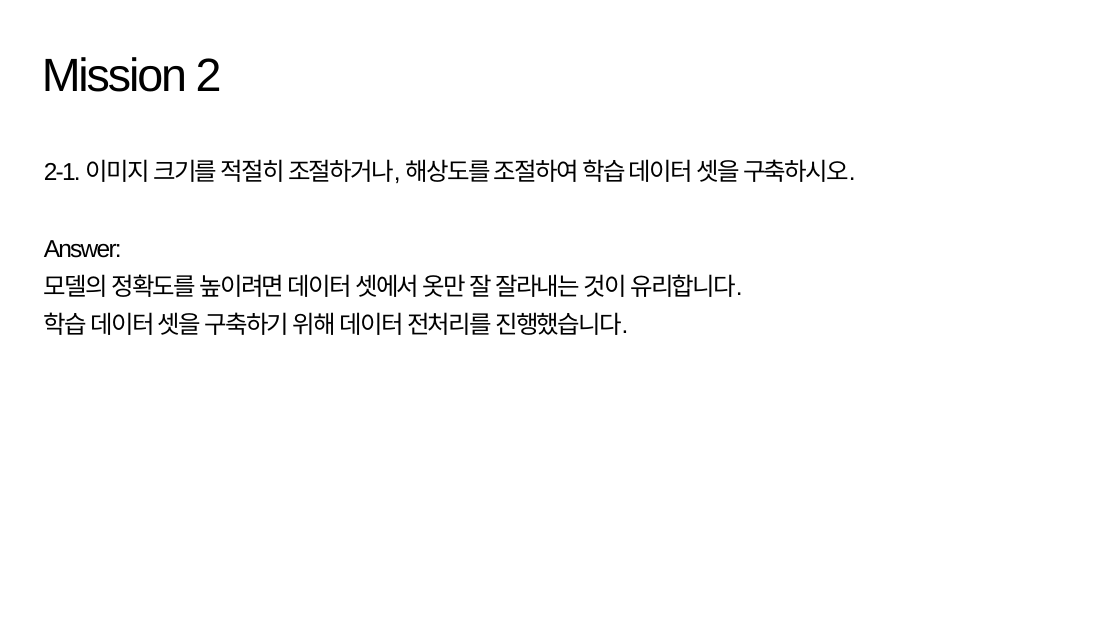
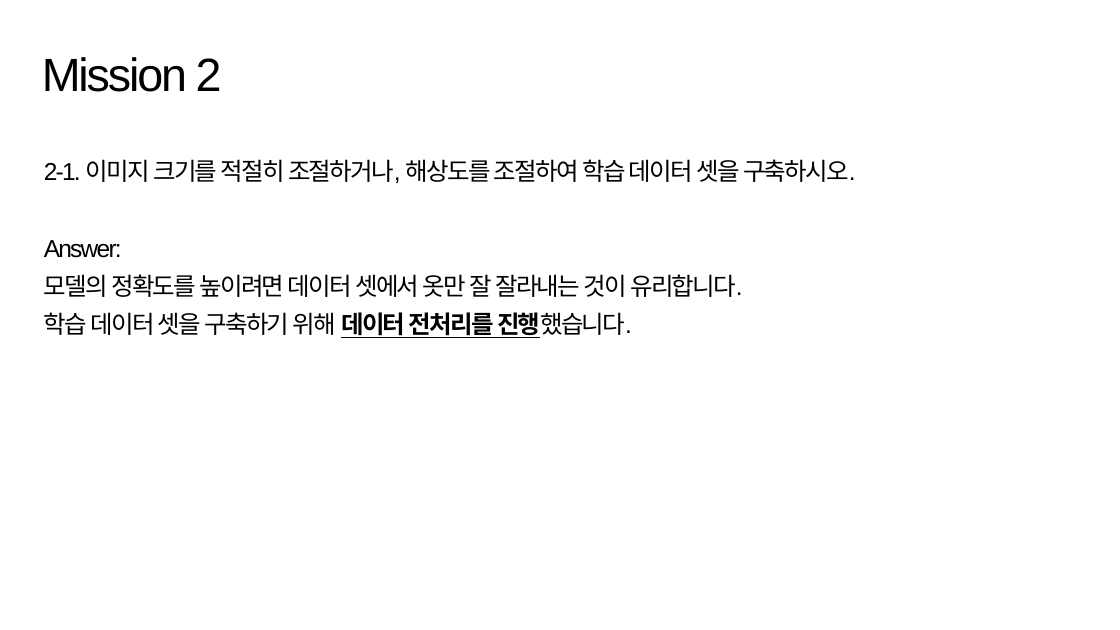
Before and after one commit to suk-6/22-dcc, a slide deck: slide 5 of 춘식이 발표자료.pptx. Drawn at 1120x630 pixels with LibreOffice and Linux fonts; fonts in the diff are those of the drawing; background and template pictures are left out. Boxes give left, top, right and bottom in pixels: in the first picture for what was removed or moved away, otherwise in the second. Text is boxed around its words. In the diff, an @@ line names an element or a change of style, - is before the commit and + after.

```diff
--- a/춘식이 발표자료.pptx
+++ b/춘식이 발표자료.pptx
@@ text at [44,312,632,338]: bold on, underline on in "데이터 전처리를 진행했습니다." @@
```
Also in this commit, not shown: 6 other slides changed.
